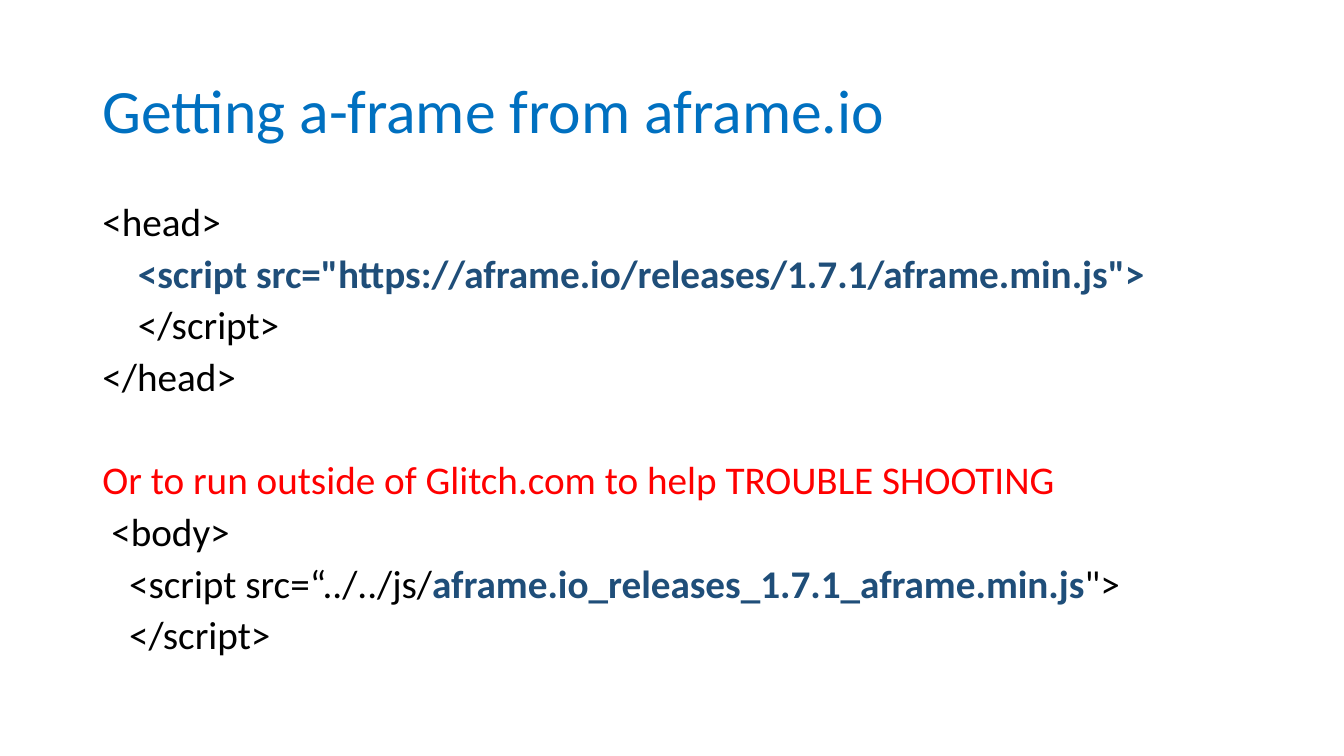
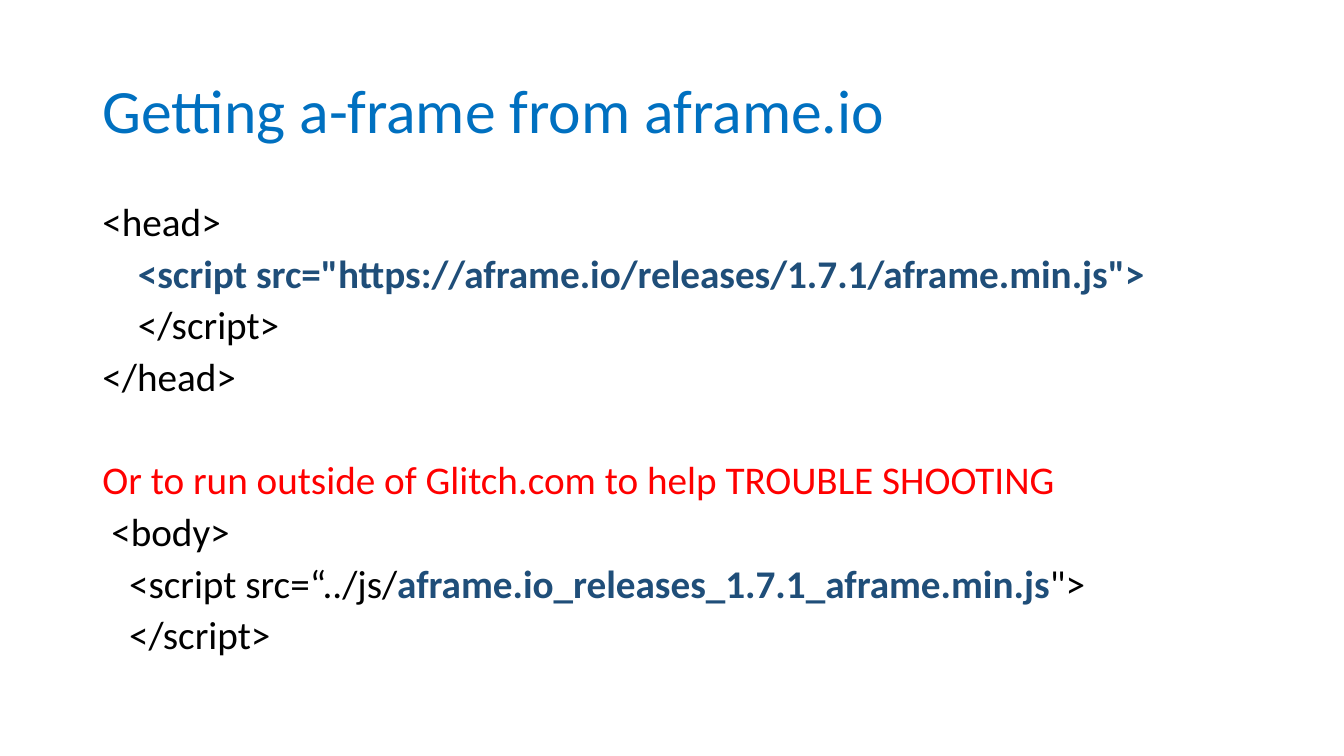
Before and after one commit to wonder-phil/UEMCON-2025, a slide deck: slide 23 of p01/VR-A-Frame-introduction.pptx. Drawn at 1344x756 pixels with LibreOffice and Linux fonts; fonts in the diff are those of the drawing. Boxes give left, top, right and bottom in pixels: in the first picture for what was removed or moved away, otherwise in the second. Text is boxed around its words. In the diff, an @@ line names an element or a change of style, - is before the commit and + after.

```diff
--- a/p01/VR-A-Frame-introduction.pptx
+++ b/p01/VR-A-Frame-introduction.pptx
@@ text at [129,570,1085,605]: text changed @@
-<script src=“../../js/aframe.io_releases_1.7.1_aframe.min.js">
+<script src=“../js/aframe.io_releases_1.7.1_aframe.min.js">
```
Also in this commit, not shown: 1 other slide changed, 2 other files.
